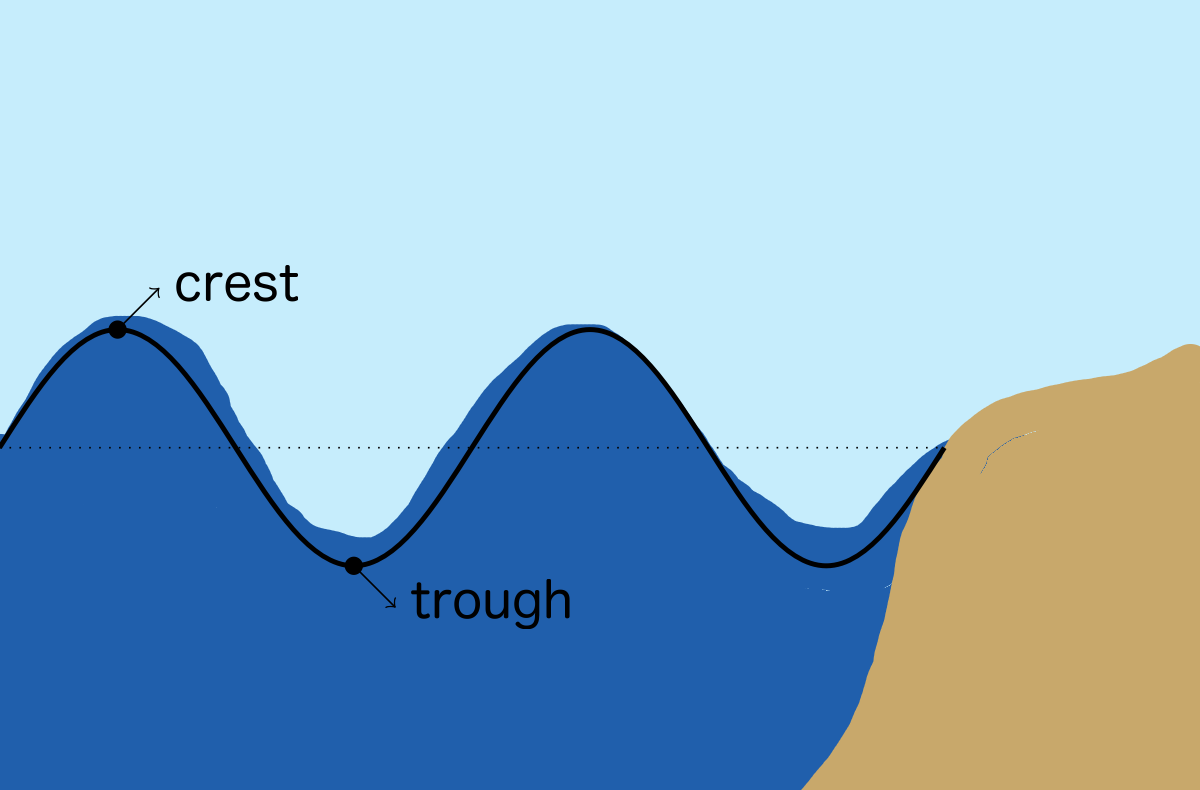
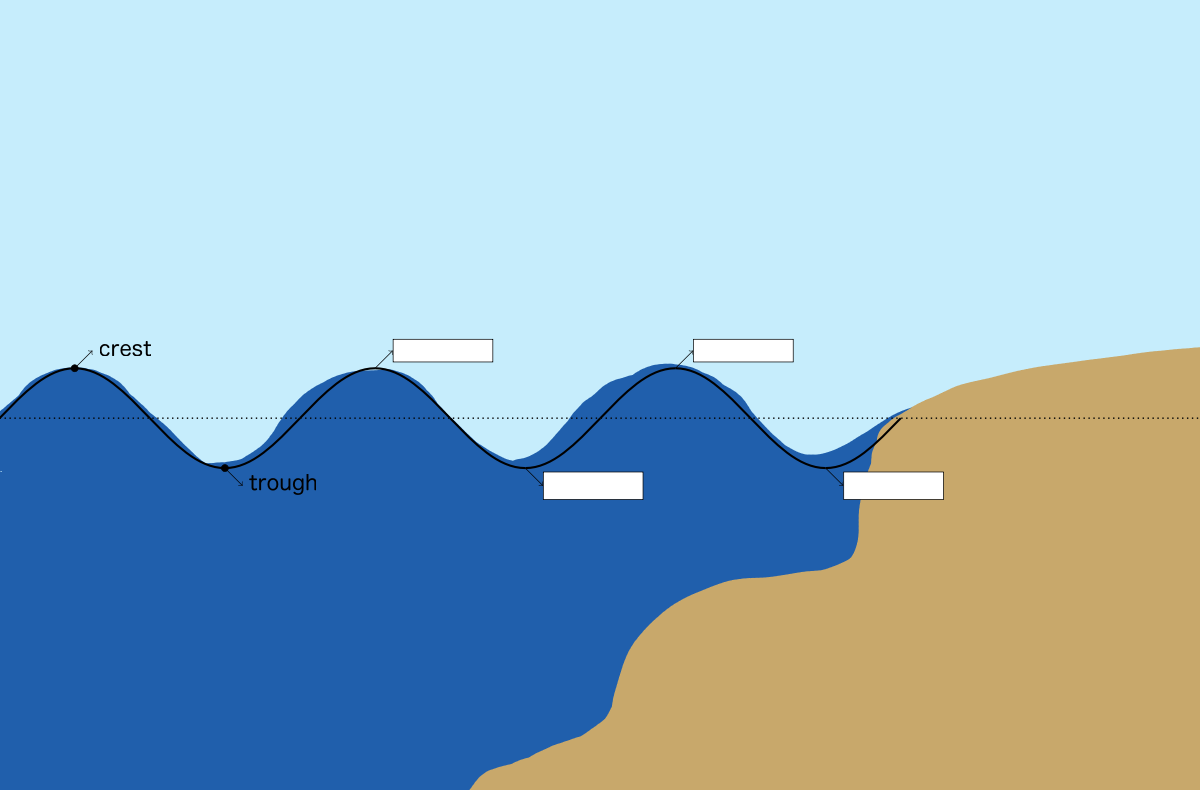
Before/after of a 1200px x 790px layered artwork. What changed in the layer stack:
removed layer "Paint Layer 2" over bbox(384, 324, 1200, 790)
removed layer "Paint Layer 4" over bbox(0, 265, 1152, 790)
added layer "Paint Layer 6" above "Paint Layer 7" over bbox(448, 324, 1200, 790)
added layer "Paint Layer 7" above "Paint Layer 3" over bbox(0, 320, 1024, 790)
painted on "Paint Layer 3" over bbox(0, 265, 1200, 790)